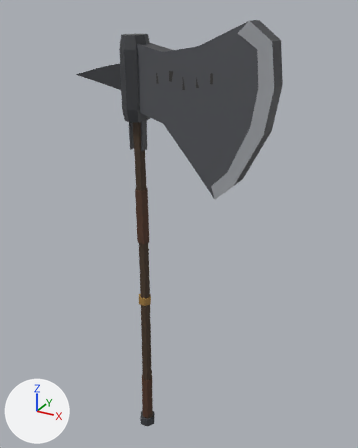
What one commit did to the Blender file art/kit/items/item.battle_axe/item.battle_axe.blend.
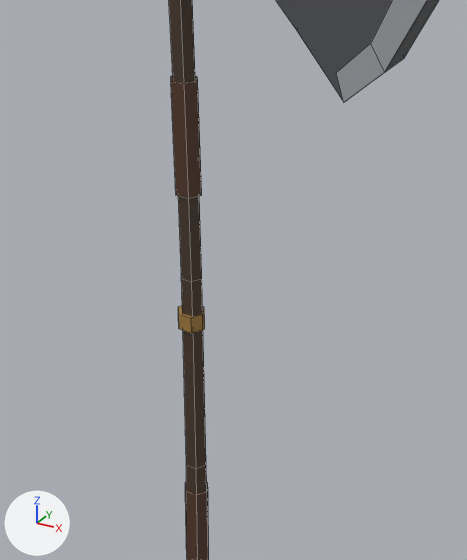
Each version is shown whole from a 50 mm camera at (0.902, -1.359, 1.549) aimed at (0.119, 0.064, 0.838), then close up on the part from 16% to 76% of the width and 34% to 92% of the height. The axes (+X, +Y, +Z) are drawn at lower left. The lights are the same throughout. The first two pictures are the older version. The close-ups show mesh edges as thin lines.

Names of what the first close-up shows: 'battle_axe'.
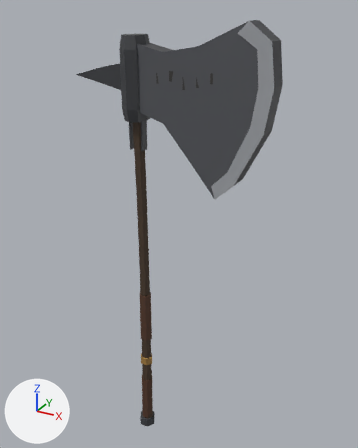
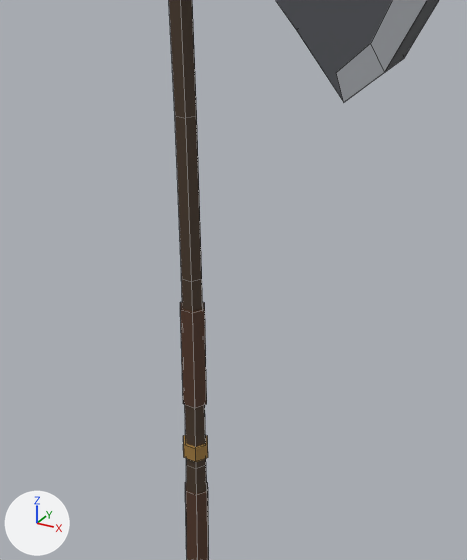
Where the change shows, as pixel boxes (x1, y1, x2, y2) in the close-ups (467 x 560 px; the box of a moved part takes in the faces that stretch with it):
part 1 of me_battle_axe, moved or reshaped
    before: (171, 76, 202, 198)
    after: (180, 302, 207, 408)
part 2 of me_battle_axe, moved or reshaped
    before: (178, 306, 205, 333)
    after: (183, 435, 208, 462)

Edits to the bpy script that builds the scene:
```text
Change me_battle_axe:
    where me_battle_axe.from_pydata(...)  # 252 vertices, 149 faces; spans x -0.23..0.47, y -0.06..0.06, z -0.09..1.51
    used by ob_battle_axe; location = (0.0, 0.0, 0.0)
    me_battle_axe part 1: the loose piece of 12 vertices spanning x -0.02..0.03, y -0.02..0.02, z 0.77..0.97 is moved by (0.0, 0.0, -0.42)
    me_battle_axe part 2: the loose piece of 12 vertices spanning x -0.02..0.03, y -0.02..0.02, z 0.51..0.54 is moved by (0.0, 0.0, -0.28)
```
